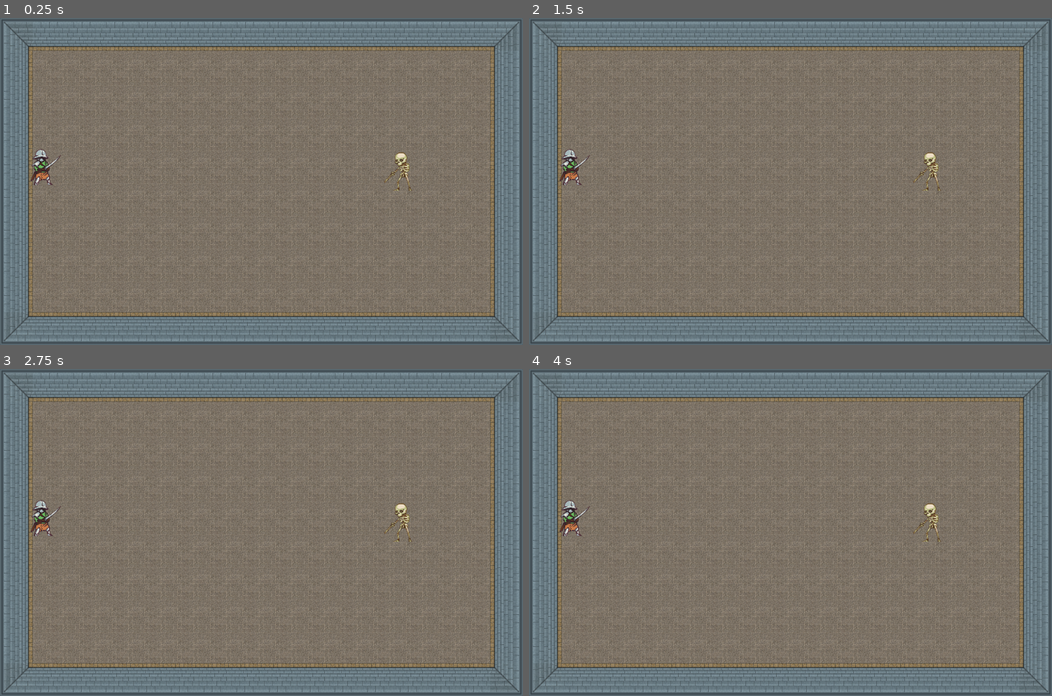
Above: before the commit, frames 1-4 (two rows, left to right).
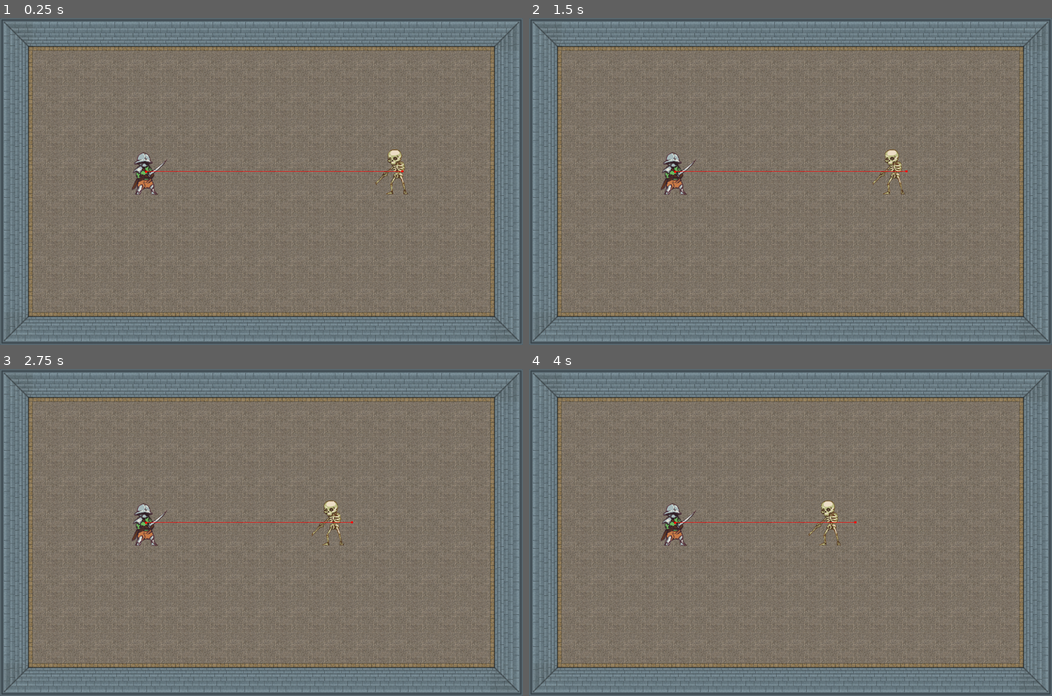
Above: after the commit, the same moments.

Repository: twobles/ecs-179-project-dungeon-dept
Game: Godot game, scene res://scenes/dungeon.tscn
Two runs of this game, one before a commit and one after it. Both use one fixed random seed, a clock stepped at 60 frames per second and the inputs below.
Inputs:
- Up to frame 1 (0.25 s): no input
- Up to frame 2 (1.5 s): no input
- Up to frame 3 (2.75 s): no input
- Up to frame 4 (4 s): no input

The runs differ from the first frame. In frame 1, 1.1% of the frame differs, in the area x 5-79%, y 40-54%; in frame 2, 1.2%; in frame 3, 1.2%; in frame 4, 1.2%.

Commit message:
navigation pathfinding

Diff:
--- a/dungeon_dept/scenes/dungeon.tscn
+++ b/dungeon_dept/scenes/dungeon.tscn
@@ -1,11 +1,9 @@
-[gd_scene load_steps=10 format=4 uid="uid://c52pdhxhweo3v"]
+[gd_scene load_steps=9 format=4 uid="uid://c52pdhxhweo3v"]
 
 [ext_resource type="PackedScene" uid="uid://0bs0pte8web4" path="res://scenes/board.tscn" id="1_hrjpp"]
 [ext_resource type="Texture2D" uid="uid://10psr2qk7bpd" path="res://assets/64x64_dungeon_sheet.png" id="2_nckn2"]
-[ext_resource type="Script" path="res://scripts/skeleton.gd" id="3_sd65t"]
-[ext_resource type="Texture2D" uid="uid://bsxlbk85o04as" path="res://assets/skeleton2.png" id="4_4qhoc"]
-[ext_resource type="Script" path="res://scripts/knight.gd" id="5_kxq5f"]
 [ext_resource type="Texture2D" uid="uid://e7wsys325ouf" path="res://assets/knight.png" id="6_vd8m0"]
+[ext_resource type="PackedScene" uid="uid://b7gc6l44qv5ep" path="res://scenes/skeleton.tscn" id="7_4hihk"]
 
 [sub_resource type="TileSetAtlasSource" id="TileSetAtlasSource_qtqs3"]
 texture = ExtResource("2_nckn2")
@@ -64,7 +62,12 @@
 sources/0 = SubResource("TileSetAtlasSource_qtqs3")
 
 [sub_resource type="RectangleShape2D" id="RectangleShape2D_wns7q"]
-size = Vector2(70.0001, 237)
+size = Vector2(70.0001, 112.714)
+
+[sub_resource type="NavigationPolygon" id="NavigationPolygon_xlcvp"]
+vertices = PackedVector2Array(959, 575.977, 64.0469, 575.008, 66.9375, 67, 959, 67)
+polygons = Array[PackedInt32Array]([PackedInt32Array(0, 1, 2, 3)])
+outlines = Array[PackedVector2Array]([PackedVector2Array(57, 57, 969, 57, 969, 586, 54, 585)])
 
 [node name="Dungeon" type="Node"]
 
@@ -74,28 +77,22 @@
 tile_map_data = PackedByteArray("AAAAAAAAAAAAAAEAAAAPAAkAAAABAAEAAAAAAAkAAAADAAEAAAABAAkAAAADAAAAAAACAAkAAAADAAAAAAADAA …(2480 unchanged characters)…
 tile_set = SubResource("TileSet_66kpu")
 
-[node name="CharacterBody2D" type="CharacterBody2D" parent="."]
-position = Vector2(788, 300)
-scale = Vector2(0.3, 0.3)
-script = ExtResource("3_sd65t")
-
-[node name="Sprite2D" type="Sprite2D" parent="CharacterBody2D"]
-texture = ExtResource("4_4qhoc")
-
-[node name="CollisionShape2D" type="CollisionShape2D" parent="CharacterBody2D"]
-position = Vector2(-2.5, 8.5)
-scale = Vector2(0.999999, 0.999999)
-shape = SubResource("RectangleShape2D_wns7q")
-
 [node name="CharacterBody2D2" type="CharacterBody2D" parent="."]
-position = Vector2(84, 289)
-scale = Vector2(0.3, 0.3)
-script = ExtResource("5_kxq5f")
+position = Vector2(286, 301)
+scale = Vector2(0.35, 0.35)
 
 [node name="Sprite2D" type="Sprite2D" parent="CharacterBody2D2"]
 texture = ExtResource("6_vd8m0")
 
 [node name="CollisionShape2D" type="CollisionShape2D" parent="CharacterBody2D2"]
-position = Vector2(-2.5, 8.5)
+position = Vector2(-2.5, 70.6429)
 scale = Vector2(0.999999, 0.999999)
 shape = SubResource("RectangleShape2D_wns7q")
+
+[node name="Skeleton" parent="." node_paths=PackedStringArray("target") instance=ExtResource("7_4hihk")]
+position = Vector2(788, 300)
+scale = Vector2(0.35, 0.35)
+target = NodePath("../CharacterBody2D2")
+
+[node name="NavigationRegion2D" type="NavigationRegion2D" parent="."]
+navigation_polygon = SubResource("NavigationPolygon_xlcvp")
--- /dev/null
+++ b/dungeon_dept/scenes/skeleton.tscn
@@ -0,0 +1,24 @@
+[gd_scene load_steps=4 format=3 uid="uid://b7gc6l44qv5ep"]
+
+[ext_resource type="Script" path="res://scripts/monster.gd" id="1_jq36x"]
+[ext_resource type="Texture2D" uid="uid://bsxlbk85o04as" path="res://assets/skeleton2.png" id="2_6jdl2"]
+
+[sub_resource type="RectangleShape2D" id="RectangleShape2D_whq2n"]
+size = Vector2(70.0001, 112.714)
+
+[node name="Skeleton" type="CharacterBody2D"]
+script = ExtResource("1_jq36x")
+
+[node name="Sprite2D" type="Sprite2D" parent="."]
+texture = ExtResource("2_6jdl2")
+
+[node name="CollisionShape2D" type="CollisionShape2D" parent="."]
+position = Vector2(5.71429, 65.7143)
+scale = Vector2(0.999999, 0.999999)
+shape = SubResource("RectangleShape2D_whq2n")
+
+[node name="NavigationAgent2D" type="NavigationAgent2D" parent="."]
+debug_enabled = true
+
+[node name="calcTimer" type="Timer" parent="."]
+autostart = true
--- a/dungeon_dept/scripts/entity.gd
+++ b/dungeon_dept/scripts/entity.gd
@@ -14,13 +14,19 @@
 }
 
 
-const DEFAULT_MOVE_VELOCITY = 300
+const DEFAULT_MOVE_VELOCITY: float = 300.0
+
 
 @export var health: float = 100.0
 @export var damage: float = 1.0
 @export var type: AttackType
 
-var movement_speed = DEFAULT_MOVE_VELOCITY
+@export var movement_speed: float = DEFAULT_MOVE_VELOCITY
+@export var target: CharacterBody2D
+
+@onready var navigation_agent_2d: NavigationAgent2D = $NavigationAgent2D
+@onready var calc_timer: Timer = $calcTimer
+
 
 #var right_cmd : Command
 #var left_cmd : Command
@@ -53,13 +59,45 @@
 	summoning = false
 	change_facing(facing)
 
+	print("ready")
+	print("target_pos: ", target.position)
+
+	calc_timer.timeout.connect(_on_timer_timeout)
+	navigation_agent_2d.path_desired_distance = 4.0
+	navigation_agent_2d.target_desired_distance = 4.0
+	call_deferred("actor_setup")
+
+
+func actor_setup() -> void:
+	await get_tree().physics_frame
+	print("target_pos: ", target.position)
+	set_target_position(target.position)
+
+
+func set_target_position(target_pos: Vector2) -> void:
+	print("target_pos: ", target_pos)
+	navigation_agent_2d.target_position = target_pos
+
 
 func _physics_process(delta: float) -> void:
-	_apply_movement(delta)
+	#_apply_movement(delta)
+	if navigation_agent_2d.is_navigation_finished():
+		#print("finished")
+		return
 
+	var cur_pos = global_position
+	var next_pos = navigation_agent_2d.get_next_path_position()
+	print("cur: ", cur_pos)
+	print("next: ", next_pos)
 
-func _apply_movement(_delta: float):
+	var direction = cur_pos.direction_to(next_pos)
+	velocity = direction * movement_speed * delta
+	print("velocity: ", velocity)
 	move_and_slide()
+
+#func _apply_movement(_delta: float):
+	#
+	#move_and_slide()
 
 
 func change_facing(new_facing: Facing) -> void:
@@ -74,3 +112,6 @@
 
 func command_callback(_name:String) -> void:
 	pass
+
+func _on_timer_timeout() -> void:
+	set_target_position(target.position)
--- /dev/null
+++ b/dungeon_dept/scripts/entity_list.gd
@@ -0,0 +1,7 @@
+extends Node
+
+var adventurers:Array = []
+var monsters:Array = []
+
+
+func
--- a/dungeon_dept/scripts/monster.gd
+++ b/dungeon_dept/scripts/monster.gd
@@ -2,4 +2,9 @@
 extends Entity
 
 # cost to deploy
-@export var cost = 0.0
+@export var cost: float = 0.0
+
+func _ready() -> void:
+	cost = 100.0
+	movement_speed = 3000.0
+	super()
